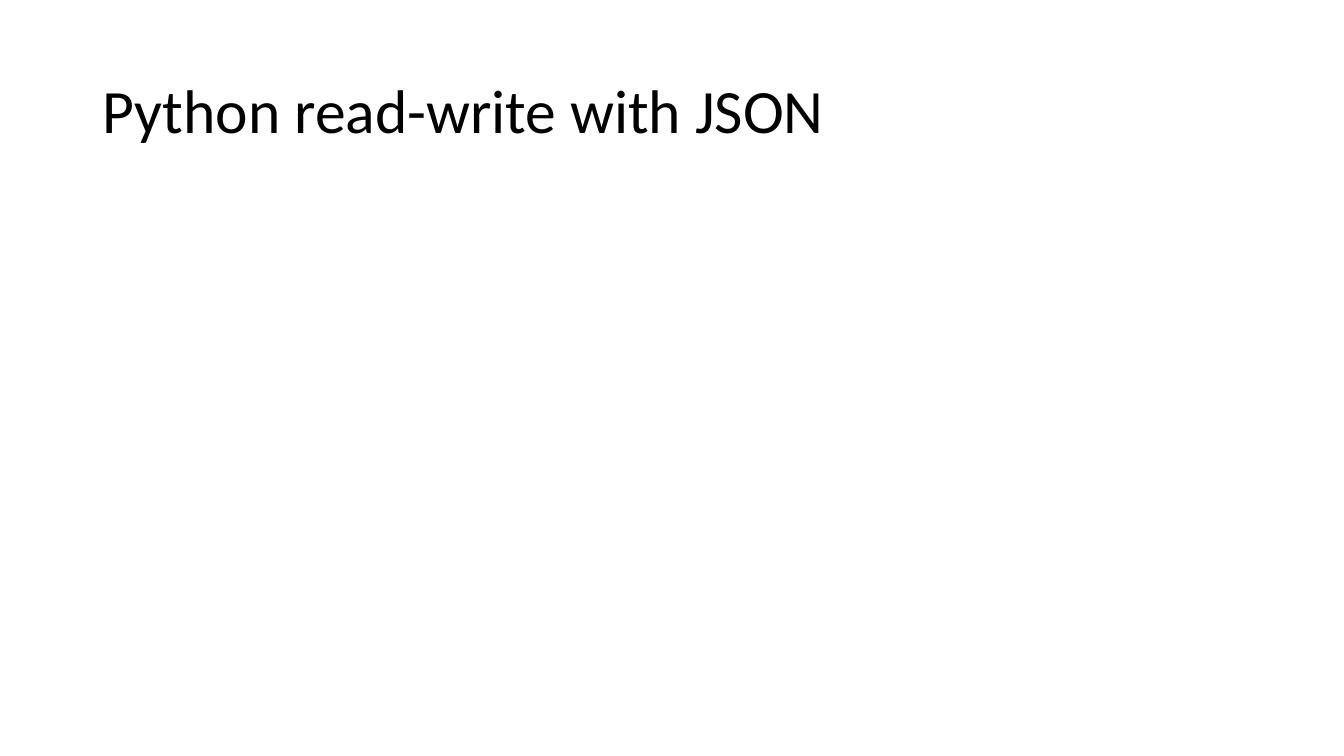
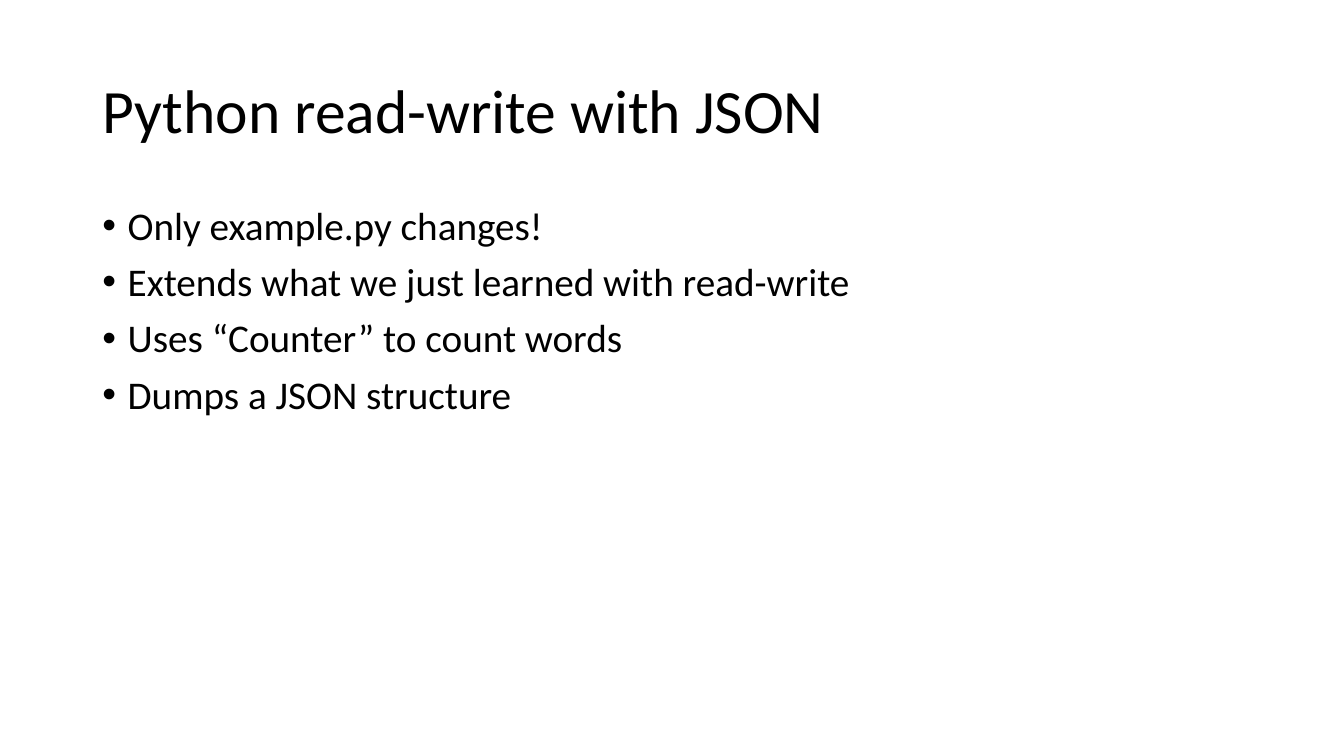
Before and after one commit to jakobhviid/BDDST21, a slide deck: slide 6 of Lecture2/Lecture2Ex.pptx (slide 7 before the commit). Drawn at 1344x756 pixels with LibreOffice and Linux fonts; fonts in the diff are those of the drawing. Boxes give left, top, right and bottom in pixels: in the first picture for what was removed or moved away, otherwise in the second. Text is boxed around its words. In the diff, an @@ line names an element or a change of style, - is before the commit and + after.

Commit message:
Prettify python and Docker files, and finalize powerpoint

```diff
--- a/Lecture2/Lecture2Ex.pptx
+++ b/Lecture2/Lecture2Ex.pptx
@@ text added at (128, 212, 850, 416), 28 pt, text #000000 @@
+• Only example.py changes!
+• Extends what we just learned with read-write
+• Uses “Counter” to count words
+• Dumps a JSON structure
```
Also in this commit, not shown: 6 other slides changed, 1 slide removed, 9 other files.
